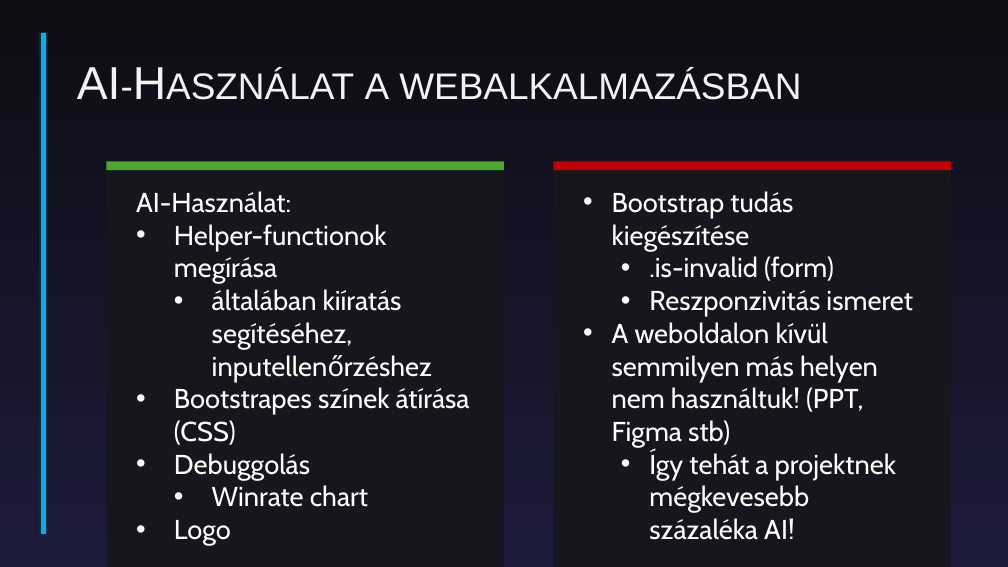
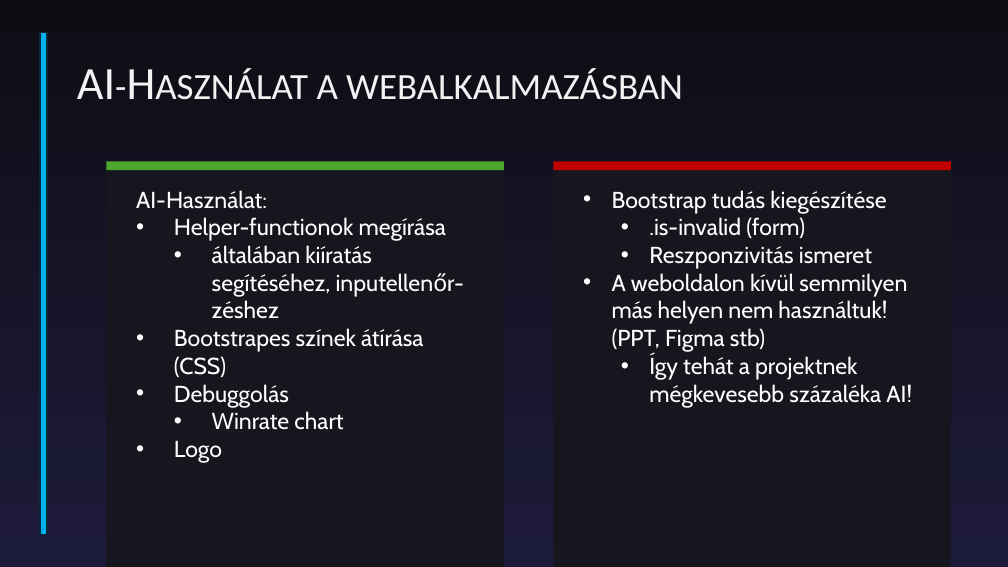
Before and after one commit to KoppanyBalazs/e-sport, a slide deck: slide 6 of egyeb/E-Sport csapat adminisztrációs felület.pptx. Drawn at 1008x567 pixels with LibreOffice and Linux fonts; fonts in the diff are those of the drawing. Boxes give left, top, right and bottom in pixels: in the first picture for what was removed or moved away, otherwise in the second. Text is boxed around its words. In the diff, an @@ line names an element or a change of style, - is before the commit and + after.

```diff
--- a/egyeb/E-Sport csapat adminisztrációs felület.pptx
+++ b/egyeb/E-Sport csapat adminisztrációs felület.pptx
@@ title "AI-Használat a webalkalmazásban" at box(77, 69, 683, 100): font Arial to Calibri @@
@@ rectangle "Bootstrap tudás kiegészítése" at box(554, 170, 951, 567): size 26 to 22 pt @@
@@ text in rectangle at box(136, 190, 446, 463): size 26 to 22 pt in "AI-Használat:", "Helper-functionok megírása", "Bootstrapes színek átírása (CSS)", "Debuggolás" and 2 more places @@
@@ text in rectangle at box(212, 245, 372, 319): text changed; size 26 to 22 pt @@
-  • általában kiíratás segítéséhez, inputellenőrzéshez
+  • általában kiíratás segítéséhez, inputellenőr-zéshez
```
Also in this commit, not shown: 10 other slides changed, 1 other file.
